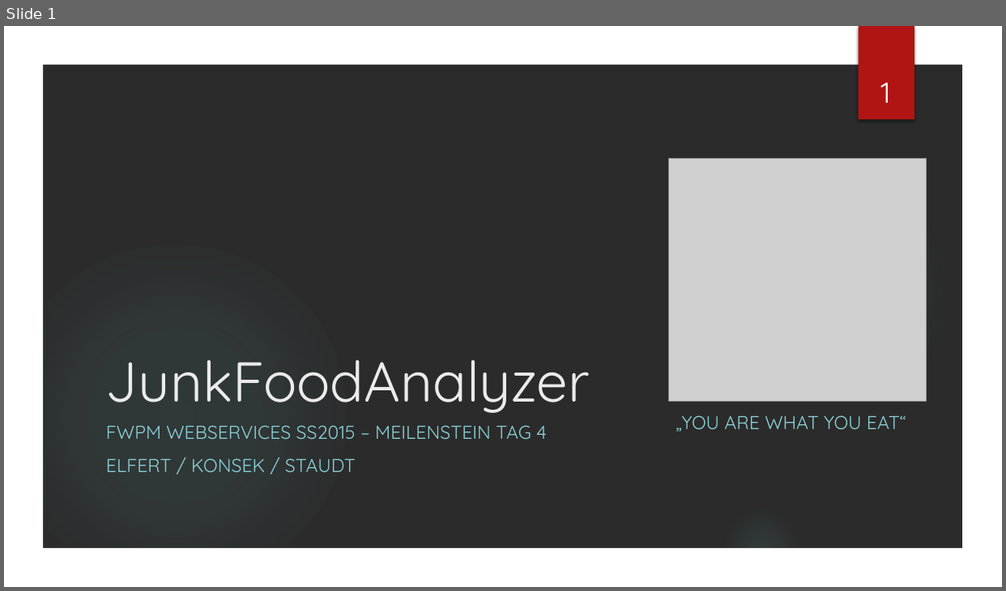
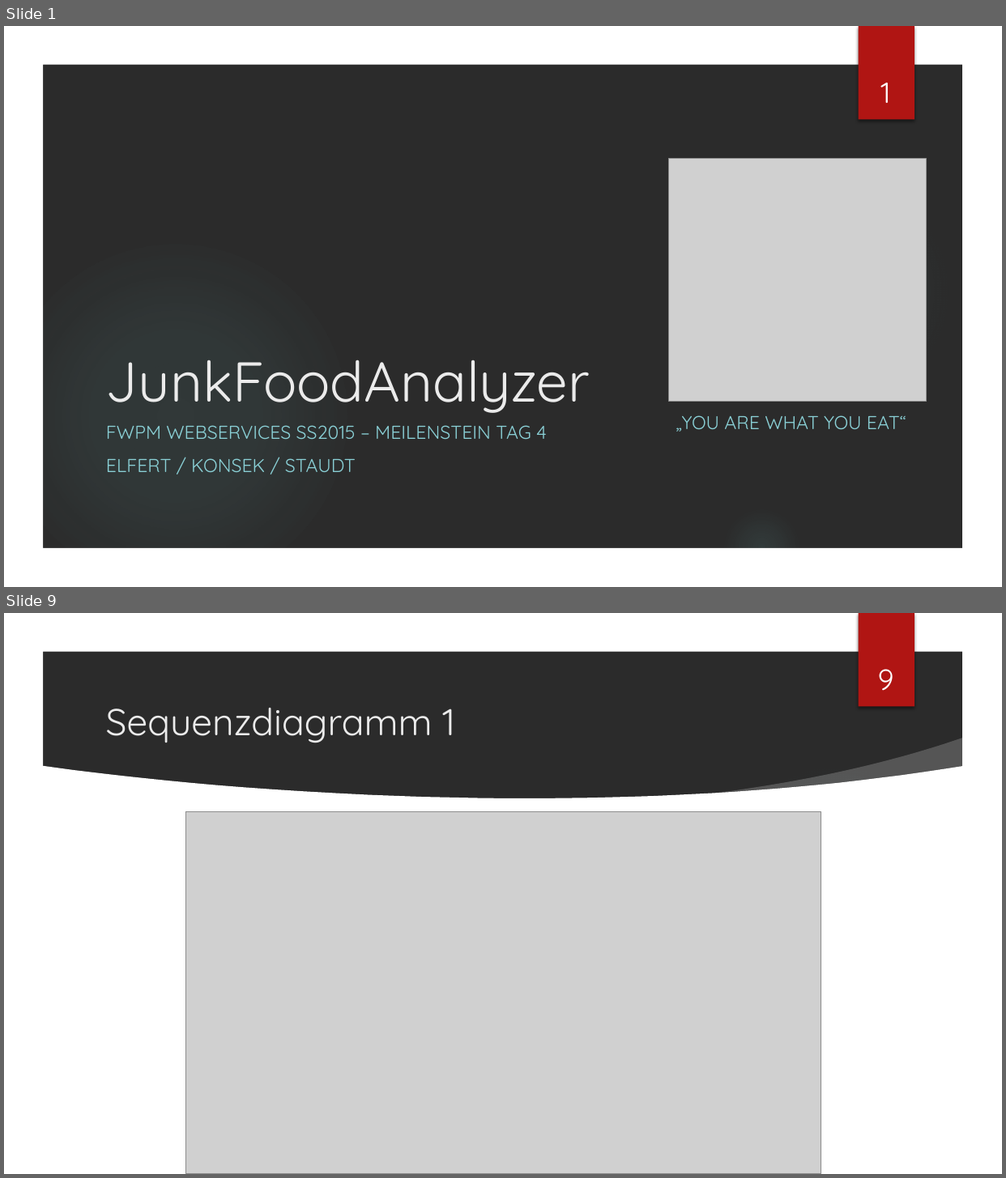
Before and after one commit to stauti/junk-food-analyzer, a slide deck: docs/Spezifikation/WS2.pptx. Shown one above the other, each under a label of ours: slide 1 before the commit, slides 1 and 9 after it; the slides between them are not shown. The pictures are 1006x591 and 1006x1178 pixels, drawn with LibreOffice and Linux fonts; fonts in the diff are those of the drawing; grey boxes stand for pictures; background and template pictures are left out; a plain dark background stands for a picture behind light text. Boxes give left, top, right and bottom in pixels: in the first picture for what was removed or moved away, otherwise in the second. Text is boxed around its words. In the diff, an @@ line names an element or a change of style, - is before the commit and + after.

```diff
--- a/docs/Spezifikation/WS2.pptx
+++ b/docs/Spezifikation/WS2.pptx
@@ slide 9 added at (4, 613, 1002, 1174), background picture (left out); not listed: 5 template elements that a slide beside it also shows @@
@@ page number added at (878, 669, 894, 691), 28 pt, text #FFFFFF @@
+9
@@ title added at (106, 708, 454, 743), 36 pt, text #EBEBEB @@
+Sequenzdiagramm 1
@@ freeform shape added at (698, 738, 971, 820), fill #FFFFFF at 20% opacity @@
@@ freeform shape added at (41, 766, 965, 1137), fill #FFFFFF @@
@@ picture added at (186, 812, 820, 1174) @@
```
Also in this commit, not shown: 6 slides changed, 6 other slides added, 1 other file.
